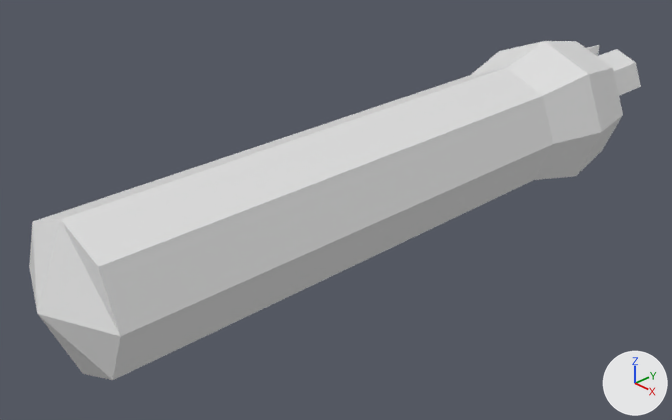
Renders of the Blender file models/worm.blend from each side of a commit.
Both versions are drawn from a 50 mm lens placed at (1.505, -1.572, 0.97), pointed at (-0.068, -0.079, -0.09). Lighting does not change. The marker at lower right points along +X, +Y and +Z.

Objects in the first picture: 'Worm'.
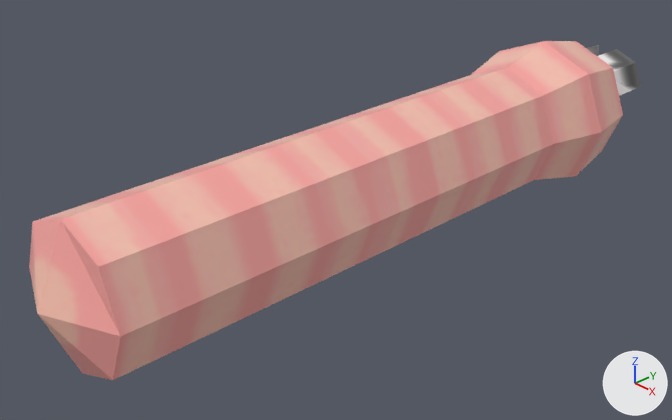
The change, as JSON lines over the scene's bpy script:
```json
{"op": "add", "block": "img_worm_png", "code": ["img_worm_png = load_image('worm.png', 'textures/worm.png', 128, 128, 'sRGB')"]}
{"op": "remove", "block": "mat_material", "code": "mat_material.base_color = (0.8, 0.8, 0.8)  # white #e7e7e7"}
{"op": "add", "block": "mat_material", "code": "mat_material.texture = img_worm_png"}
{"block": "me_cube", "where": "me_cube.from_pydata(...)  # 118 vertices, 116 faces; spans x -0.22..0.22, y -0.94..1.05, z -0.22..0.22"}
{"block": "me_cube", "where": "# used by ob_worm; location = (0.0, 0.0, 0.0)"}
{"block": "me_cube", "change": "me_cube part 1: texture (UV) coordinates of 116 of 116 faces, centred in x -0.17..0.17, y -0.88..1.05, z -0.17..0.17, changed; they spanned u 0.12..0.88, v 0.0..1.0 and now span u 0.0..0.97, v 0.0..1.0"}
```

Boxes (x1, y1, x2, y2) around the edits, measured in the pictures (672 x 420 px):
```json
{"object": "Worm", "change": "surface changed", "before": [29, 41, 641, 380], "after": [29, 41, 641, 380], "on screen": "white to pink"}
```
